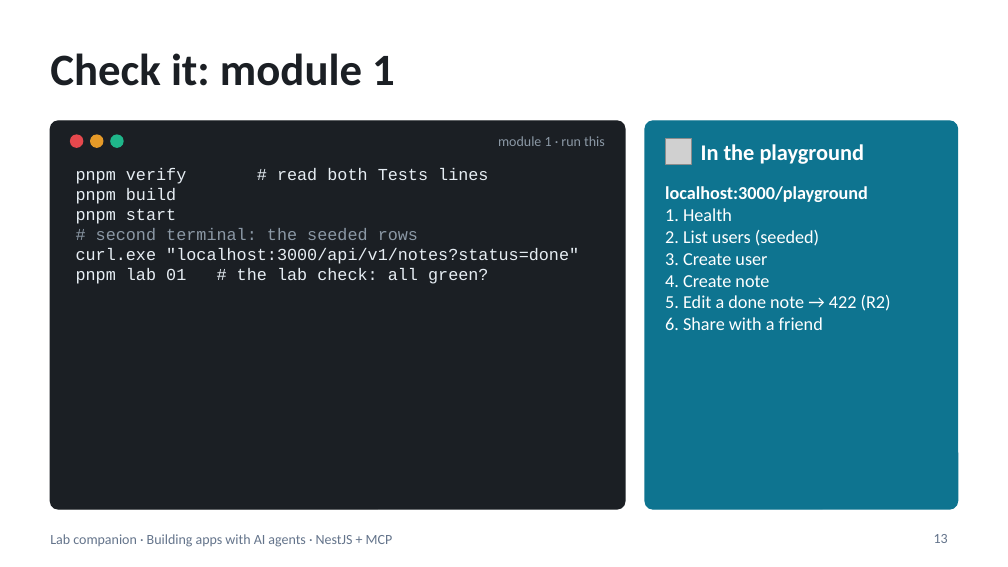
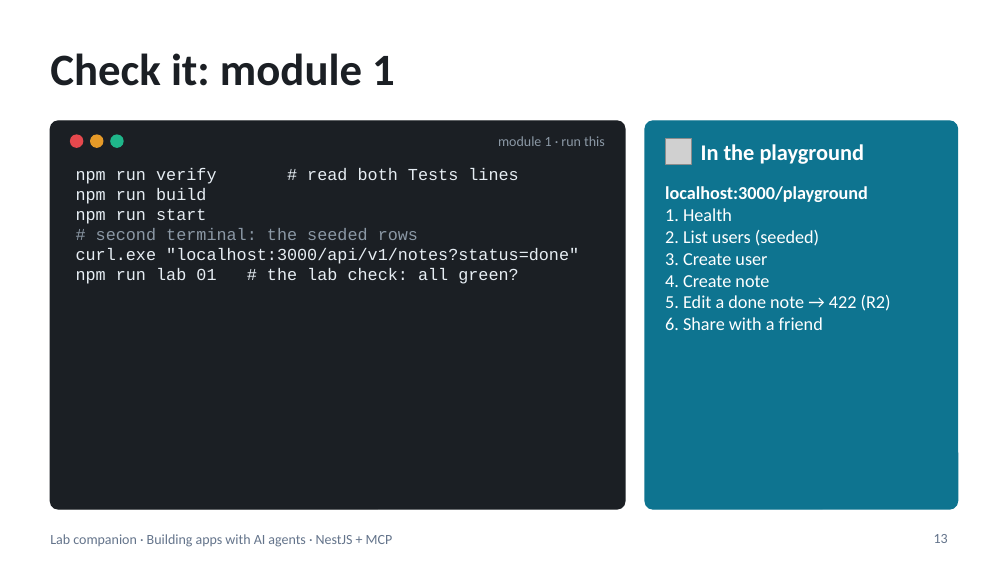
Before and after one commit to blazaga/ai-training-modules, a slide deck: slide 13 of docs/ai-agent-training/slides/lab-companion.pptx. Drawn at 1008x567 pixels with LibreOffice and Linux fonts; fonts in the diff are those of the drawing; grey boxes stand for pictures. Boxes give left, top, right and bottom in pixels: in the first picture for what was removed or moved away, otherwise in the second. Text is boxed around its words. In the diff, an @@ line names an element or a change of style, - is before the commit and + after.

```diff
--- a/docs/ai-agent-training/slides/lab-companion.pptx
+++ b/docs/ai-agent-training/slides/lab-companion.pptx
@@ text at [76, 168, 518, 224]: text changed @@
-pnpm verify # read both Tests lines
-pnpm build
-pnpm start
+npm run verify # read both Tests lines
+npm run build
+npm run start
@@ text at [76, 268, 518, 284]: text changed @@
-pnpm lab 01 # the lab check: all green?
+npm run lab 01 # the lab check: all green?
```
Also in this commit, not shown: 15 other slides changed, 11 other files.
